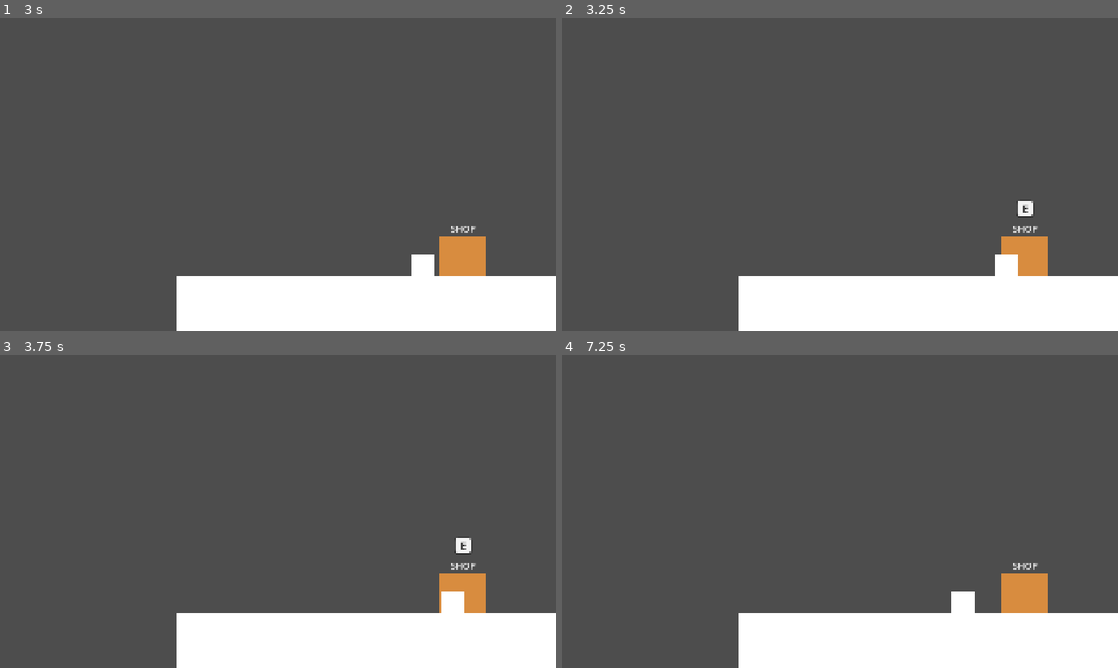
Above: before the commit, frames 1-4 (two rows, left to right).
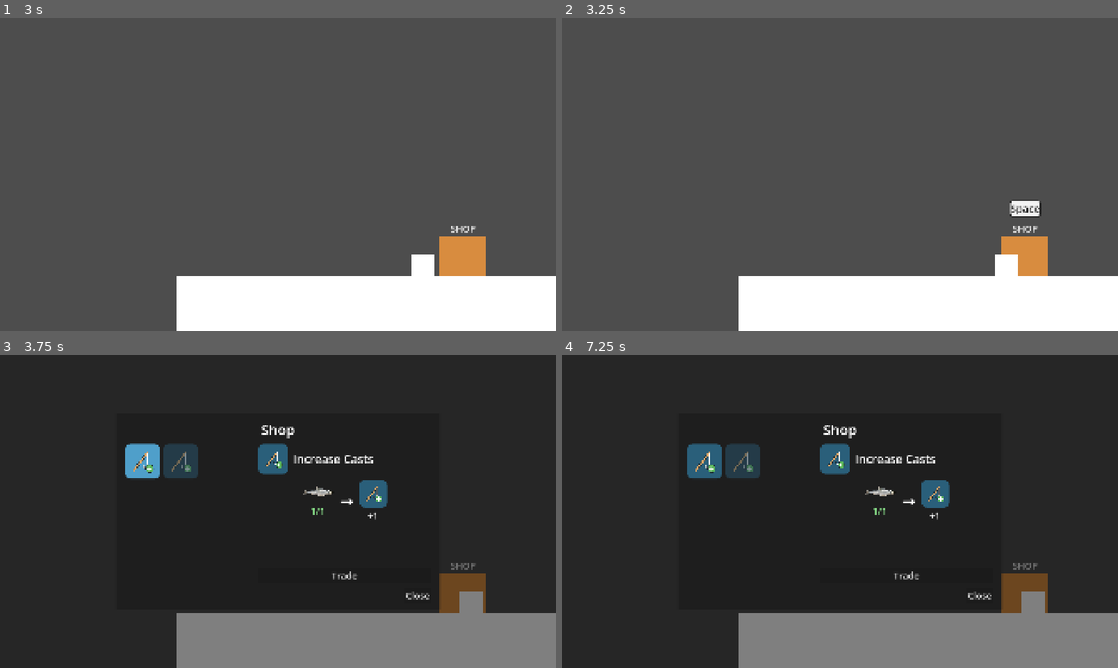
Above: after the commit, the same moments.

Repository: pennipopvt/Fish-Dating-MS-Proof-of-Concept
Game: Godot game, scene res://scenes/main.tscn
The game is run twice, just before and just after one commit, with the same random seed, the same clock (stepped at 60 frames per second) and the same inputs.
Inputs:
- Up to frame 1 (3 s): tap Enter at 0.5 s; hold D (Move Right) 0.53-1.28 s; hold Space (Interact, bound only after the commit) 0.53-1.28 s; hold A (Move Left) 1.28-2.03 s; tap E (Interact, bound only before the commit) at 1.35, 2.85 s; hold Space (Interact, bound only after the commit) 2.03-2.78 s; hold D (Move Right) from 2.03 s (still down)
- Up to frame 2 (3.25 s): keep holding D (Move Right)
- Up to frame 3 (3.75 s): release D (Move Right) at 3.53 s; hold A (Move Left) from 3.53 s (still down); hold Space (Interact, bound only after the commit) from 3.53 s (still down)
- Up to frame 4 (7.25 s): release Space (Interact, bound only after the commit) at 4.28 s; tap E (Interact, bound only before the commit) at 4.35, 5.85 s; hold Space (Interact, bound only after the commit) 5.03-5.78 s; release A (Move Left) at 5.78 s; hold D (Move Right) from 5.78 s (still down); hold Space (Interact, bound only after the commit) from 6.53 s (still down)

Frame 1 is identical in both runs. In frame 2, 0.2% of the frame differs, in the area x 80-87%, y 58-64%; in frame 3, 100%; in frame 4, 100%, in the area x 0-100%, y 0-100%.

Commit message:
Revert Interact key to Space; center the interact prompt keycap
The E rebinding was global (player.gd's Interact action), not shop-only.
The prompt now grows from its center so wider labels like "Space" fit.

Co-Authored-By: Claude Opus 5.5 <noreply@anthropic.com>

Diff:
--- a/hook,-line,-and-sinker/prefabs/interact_prompt.tscn
+++ b/hook,-line,-and-sinker/prefabs/interact_prompt.tscn
@@ -24,6 +24,8 @@
 offset_top = -30.0
 offset_right = 30.0
 offset_bottom = 30.0
+grow_horizontal = 2
+grow_vertical = 2
 theme_override_styles/panel = SubResource("StyleBoxFlat_key")
 
 [node name="KeyLabel" type="Label" parent="Key"]
--- a/hook,-line,-and-sinker/project.godot
+++ b/hook,-line,-and-sinker/project.godot
@@ -51,7 +51,7 @@
 }
 Interact={
 "deadzone": 0.2,
-"events": [Object(InputEventKey,"resource_local_to_scene":fa …(119 unchanged characters)… ressed":false,"pressed":false,"keycode":69,"physical_keycode":0,"key_label":0,"unicode":0,"location":0,"echo":false,"script":null)
+"events": [Object(InputEventKey,"resource_local_to_scene":fa …(119 unchanged characters)… ressed":false,"pressed":false,"keycode":0,"physical_keycode":32,"key_label":0,"unicode":32,"location":0,"echo":false,"script":null)
 ]
 }
 Reel={
